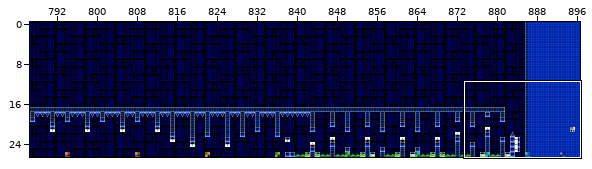
Tiled map: levels/chr_data/tmx/jumper.tmx. Above, an overview of the earlier version with the close-up marked.
Close-up. As it was:
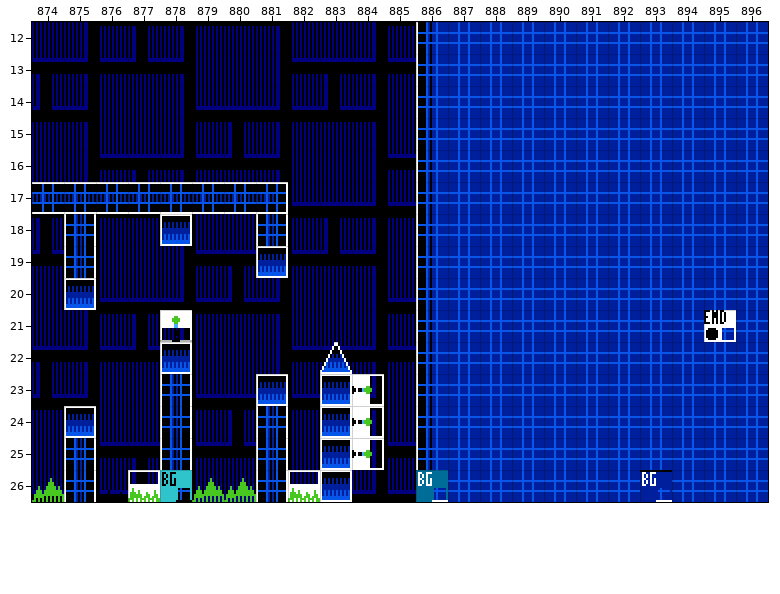
Cells are 16x16 px. Shown: x 874..896, y 12..26.
New version:
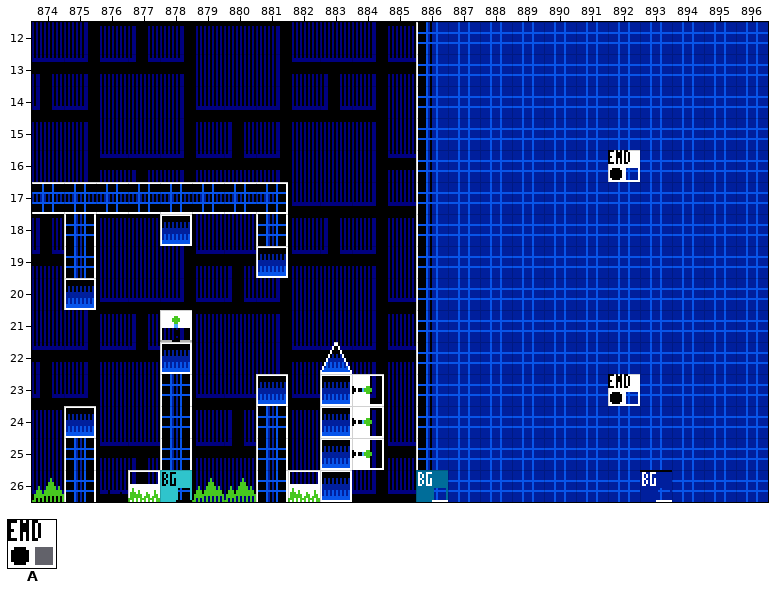
Key: from "sprites": A 15.
_ is an empty cell.
Edits made:
Layer "SP":
y 16: x 892 _ -> A
y 21: x 895 A -> _
y 23: x 892 _ -> A
Pixel boxes of the changes (left, top, right, bottom) in both close-ups:
added: (608, 150, 640, 182)
removed: (704, 310, 736, 342)
added: (608, 374, 640, 406)
